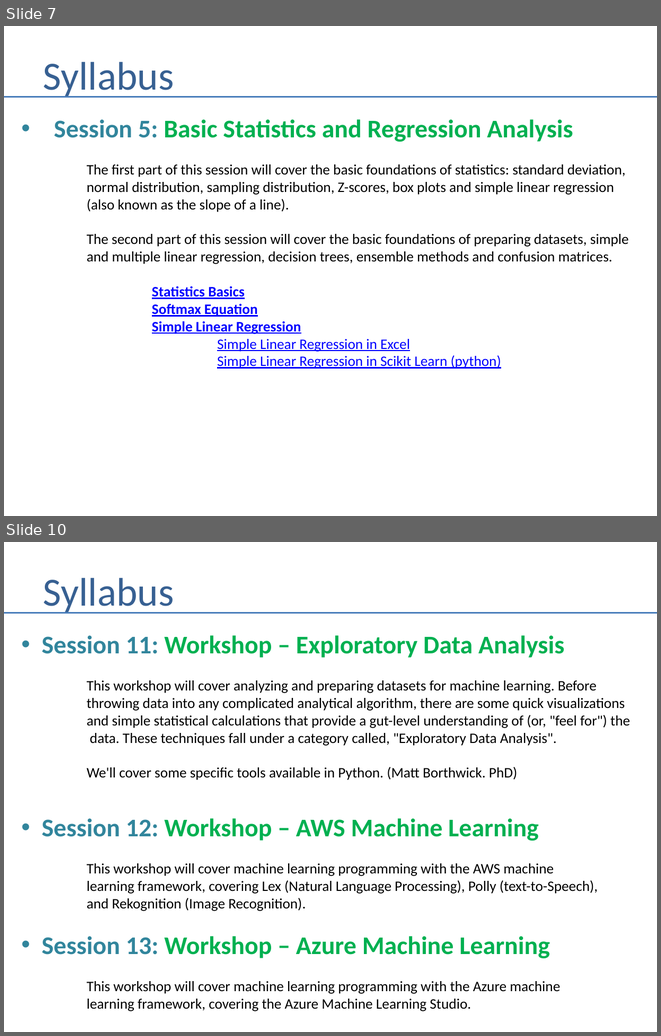
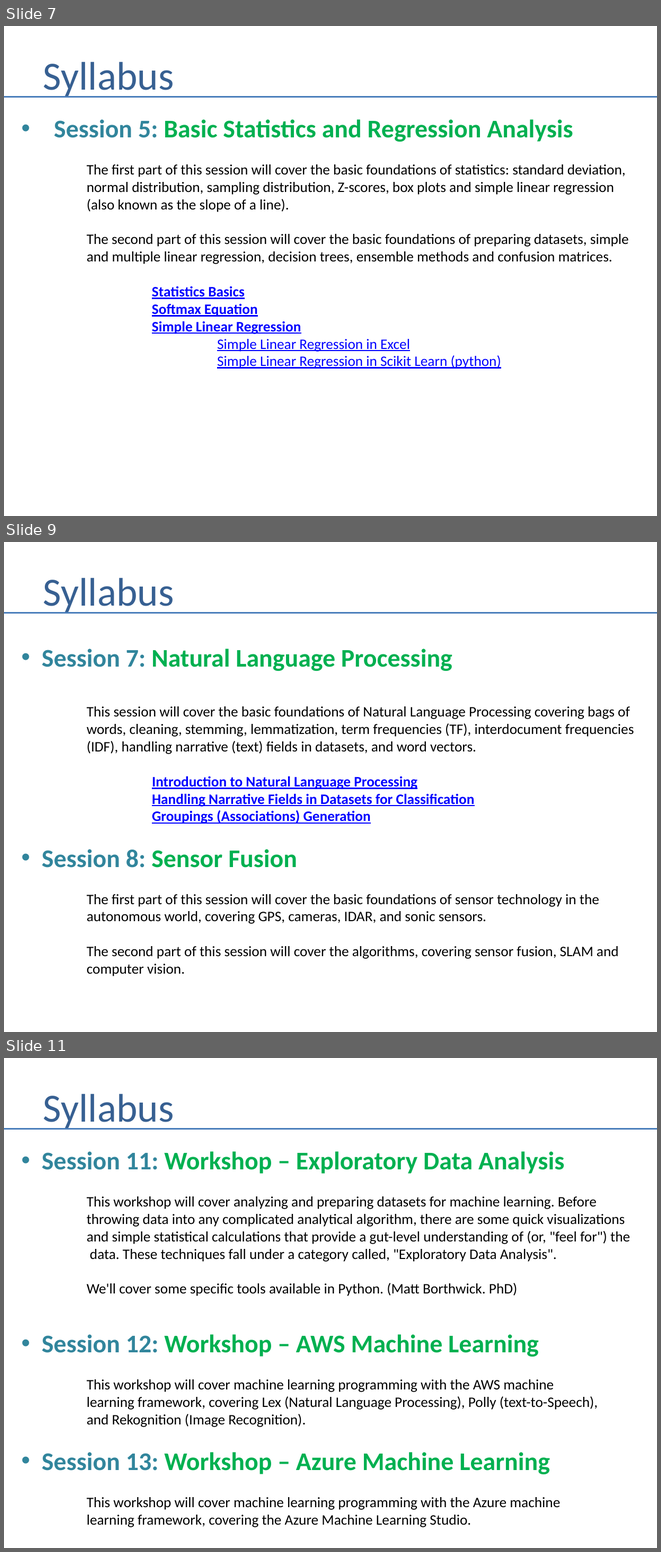
Before and after one commit to andrewferlitsch/Portland-Data-Science-Group, a slide deck: Presentations/AI Training Syllabus.pptx. Shown one above the other, each under a label of ours: slides 7 and 10 before the commit, slides 7, 9 and 11 after it; the slides between them are not shown. The pictures are 661x1036 and 661x1552 pixels, drawn with LibreOffice and Linux fonts; fonts in the diff are those of the drawing. Boxes give left, top, right and bottom in pixels: in the first picture for what was removed or moved away, otherwise in the second. Text is boxed around its words. In the diff, an @@ line names an element or a change of style, - is before the commit and + after.

Commit message:
update to syllabus for NLP

```diff
--- a/Presentations/AI Training Syllabus.pptx
+++ b/Presentations/AI Training Syllabus.pptx
@@ slide 9 added at (x1=4, y1=542, x2=657, y2=1032), background #FFFFFF @@
@@ title added at (x1=43, y1=578, x2=174, y2=614), 44 pt, text #376092 @@
+Syllabus
@@ line added from (4, 612) to (657, 612), #4B7EBC 1.5 pt @@
@@ text added at (x1=42, y1=649, x2=634, y2=976), 16 pt, text #000000 @@
+• Session 7: Natural Language Processing
+This session will cover the basic foundations of Natural Language Processing covering bags of
+words, cleaning, stemming, lemmatization, term frequencies (TF), interdocument frequencies
+(IDF), handling narrative (text) fields in datasets, and word vectors.
+Introduction to Natural Language Processing
+Handling Narrative Fields in Datasets for Classification
+Groupings (Associations) Generation
+• Session 8: Sensor Fusion
+The first part of this session will cover the basic foundations of sensor technology in the
+autonomous world, covering GPS, cameras, IDAR, and sonic sensors.
+The second part of this session will cover the algorithms, covering sensor fusion, SLAM and
+computer vision.
@@ what was slide 10 is now slide 11 @@
```
Also in this commit, not shown: 2 slides changed.
